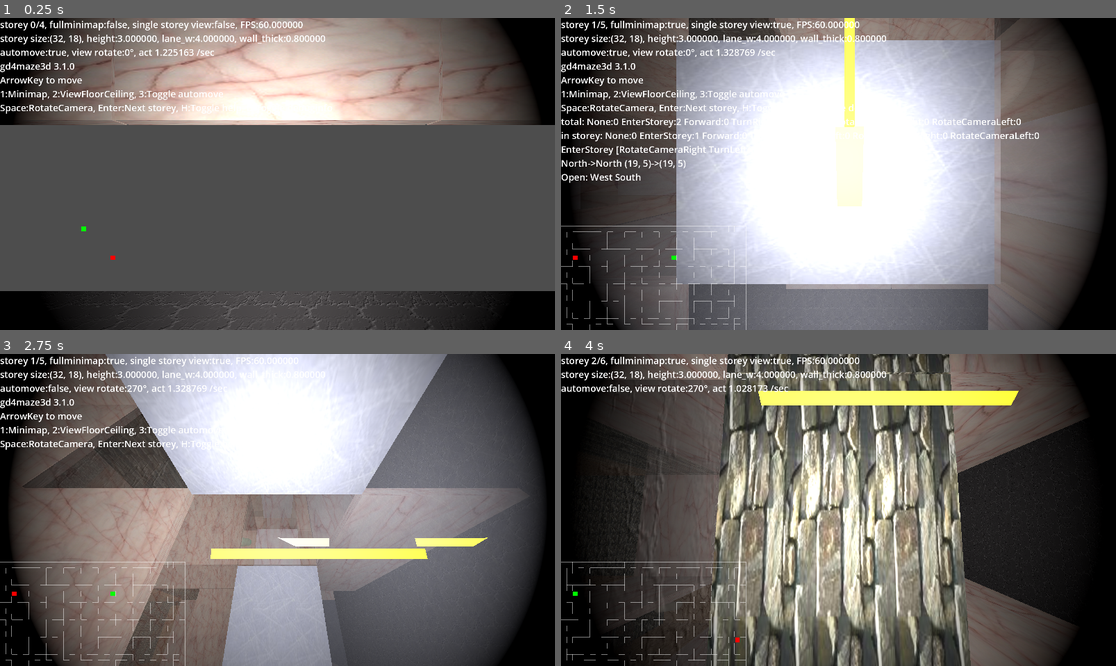
Above: before the commit, frames 1-4 (two rows, left to right).
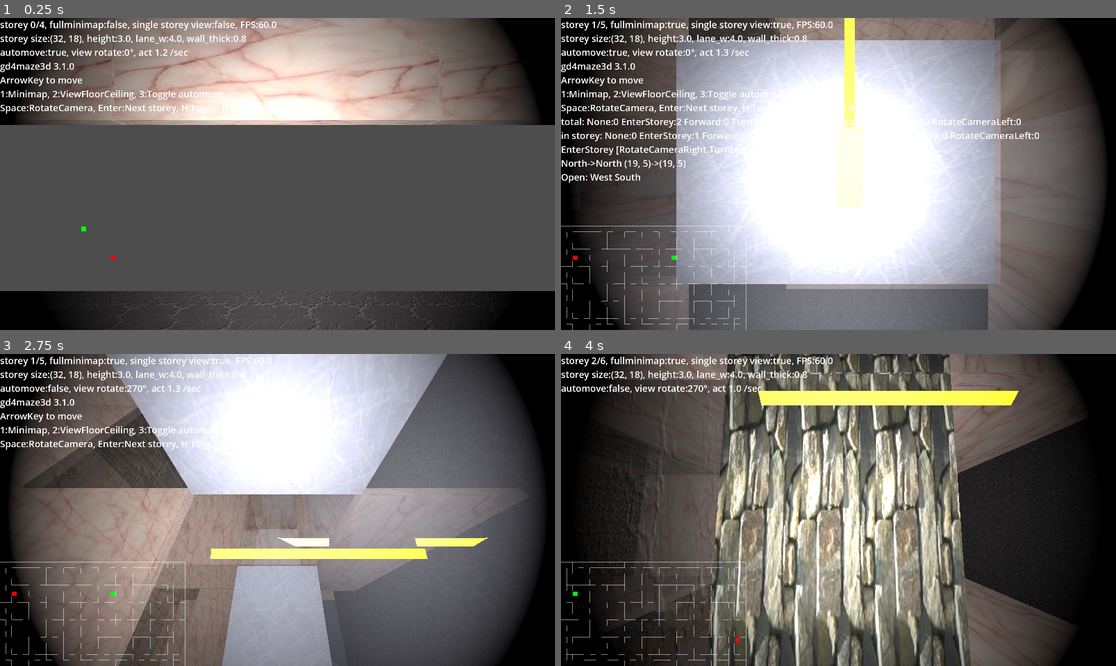
Above: after the commit, the same moments.

Repository: kasworld/gd4maze3d
Game: Godot game, scene res://main.tscn
Two runs of this game, one before a commit and one after it. Both use one fixed random seed, a clock stepped at 60 frames per second and the inputs below.
Inputs (mouse positions are in pixels of both pictures, inside the frame that each line leads up to):
- Up to frame 1 (0.25 s): no input
- Up to frame 2 (1.5 s): tap Enter at 0.5 s; move the mouse to (960, 158) at 0.52 s; hold D 0.53-1.28 s; tap 1 at 0.6 s; click (960, 158) at 0.67 s; tap Space at 0.77 s; move the mouse to (727, 189) at 1.27 s; hold Down from 1.28 s (still down); tap 2 at 1.35 s
- Up to frame 3 (2.75 s): tap Space at 1.52 s; move the mouse to (333, 441) at 2.02 s; release Down at 2.03 s; hold D from 2.03 s (still down); tap 3 at 2.1 s
- Up to frame 4 (4 s): move the mouse to (810, 572) at 2.77 s; release D at 2.78 s; hold Up 2.78-3.53 s; tap H at 2.85 s; click (810, 572) at 2.92 s; tap Space at 3.02, 3.77 s; move the mouse to (1005, 556) at 3.52 s; hold Left from 3.53 s (still down); tap Enter at 3.6 s

The runs differ from the first frame. In frame 1, 1.0% of the frame differs, in the area x 0-59%, y 1-31%; in frame 2, 1.4%, in the area x 0-85%, y 1-53%; in frame 3, 0.7%; in frame 4, 0.8%.

Commit message:
update info str

Diff:
--- a/character.gd
+++ b/character.gd
@@ -148,7 +148,7 @@
 	return false
 
 func info_str()->String:
-	return "automove:%s, view rotate:%s°, act %f /sec" % [
+	return "automove:%s, view rotate:%s°, act %.1f /sec" % [
 		auto_move, view_dir*90, 1.0/ani_act_dur,
 		]
 
--- a/main.gd
+++ b/main.gd
@@ -202,7 +202,7 @@
 	var debugstr = ""
 	if debug_on:
 		debugstr = get_main_char().debug_str()
-	$Label.text = "storey %d/%d, fullminimap:%s, single storey view:%s, FPS:%f\nstorey %s\n%s\n%s\n%s" % [
+	$Label.text = "storey %d/%d, fullminimap:%s, single storey view:%s, FPS:%.1f\nstorey %s\n%s\n%s\n%s" % [
 		cur_storey_index,storey_list.size(), full_minimap, view_floor_ceiling, 1.0/dur,
 		get_cur_storey().info_str(),
 		get_main_char().info_str(),
--- a/storey.gd
+++ b/storey.gd
@@ -100,7 +100,7 @@
 	return Vector3(lane_w/2+ mp.x*lane_w, y, lane_w/2+ mp.y*lane_w)
 
 func info_str()->String:
-	return "size:%s, height:%f, lane_w:%f, wall_thick:%f" % [
+	return "size:%s, height:%.1f, lane_w:%.1f, wall_thick:%.1f" % [
 		maze_size,storey_h, lane_w, wall_thick*lane_w ]
 
 var main_wall_tex :CompressedTexture2D
